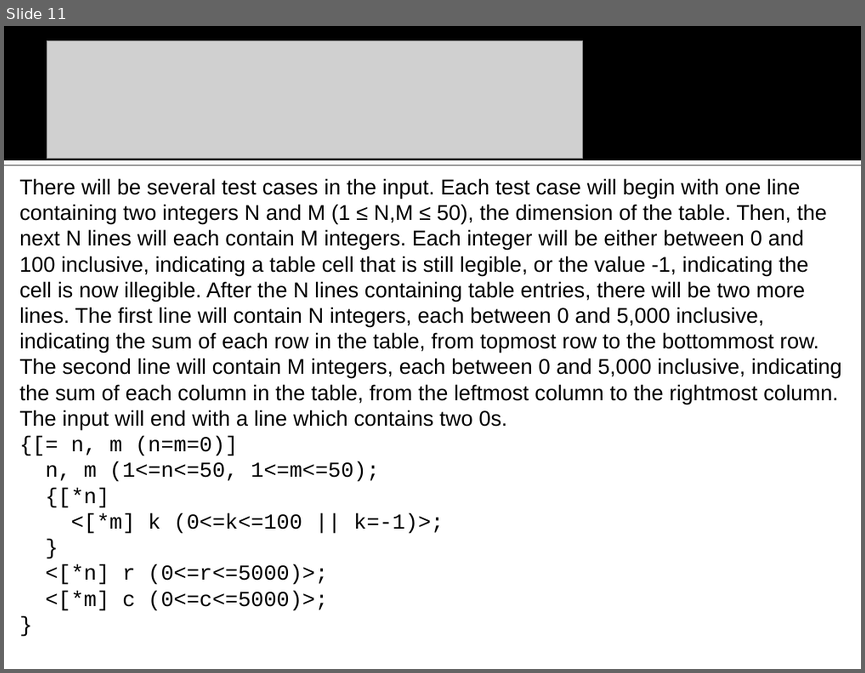
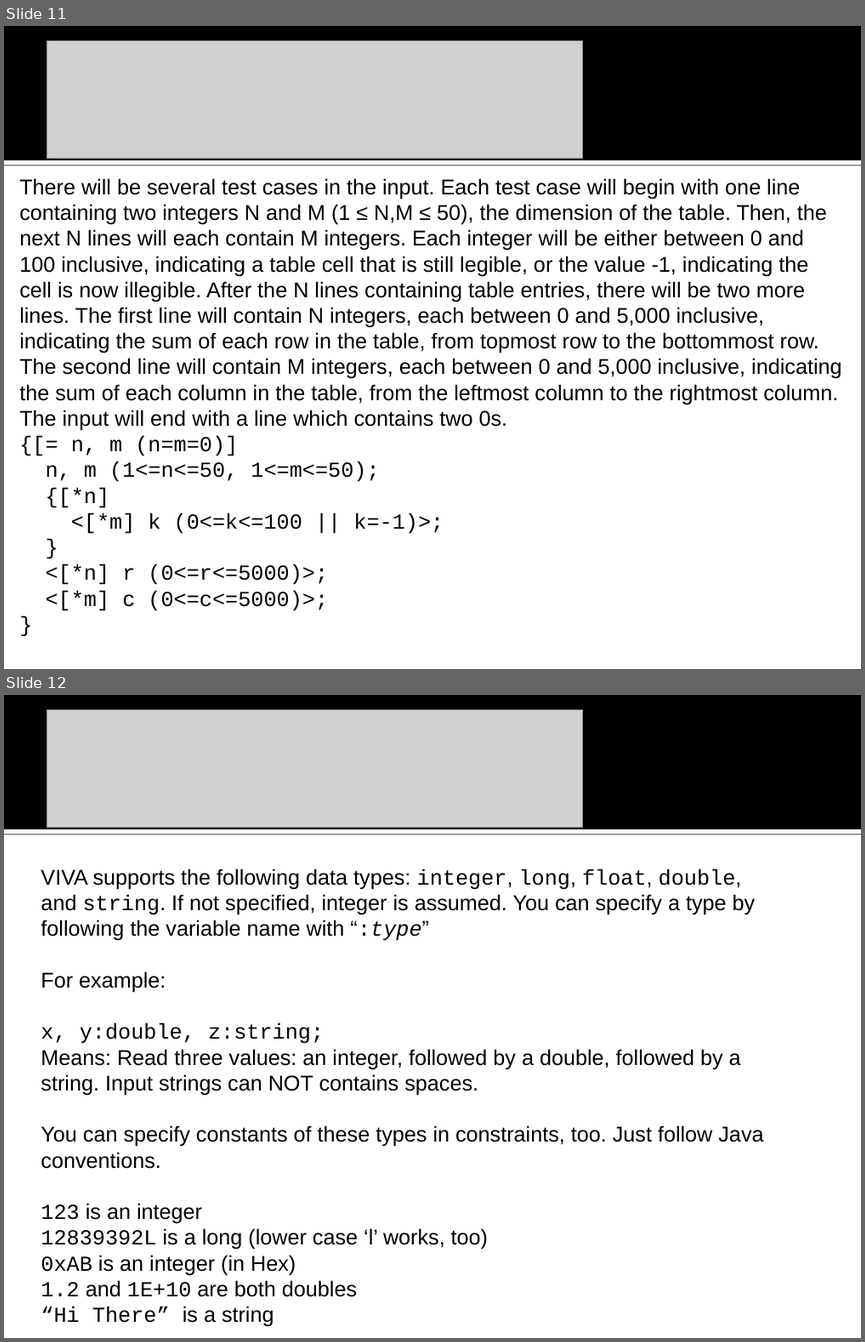
Before and after one commit to na-icpc/viva, a slide deck: Input Verifier/doc/VIVA vanbs Input Verification Assistant.ppt. Shown one above the other, each under a label of ours: slide 11 before the commit, slides 11 and 12 after it. The pictures are 865x673 and 865x1342 pixels, drawn with LibreOffice and Linux fonts; fonts in the diff are those of the drawing; grey boxes stand for pictures; background and template pictures are left out. Boxes give left, top, right and bottom in pixels: in the first picture for what was removed or moved away, otherwise in the second. Text is boxed around its words. In the diff, an @@ line names an element or a change of style, - is before the commit and + after.

Commit message:
Added Float literals, worked on the slides

```diff
--- a/Input Verifier/doc/VIVA vanbs Input Verification Assistant.ppt
+++ b/Input Verifier/doc/VIVA vanbs Input Verification Assistant.ppt
@@ slide 12 added at (4,695,861,1338), background #FFFFFF; not listed: 2 template elements that a slide beside it also shows @@
@@ picture added at (46,709,582,827) @@
@@ text added at (41,868,763,1327), 18 pt, text #000000 @@
+VIVA supports the following data types: integer, long, float, double, and string. If not specified, integer is assumed. You can specify a type by following the variable name with “:type”
+For example:
+x, y:double, z:string;
+Means: Read three values: an integer, followed by a double, followed by a string. Input strings can NOT contains spaces.
+You can specify constants of these types in constraints, too. Just follow Java conventions.
+123 is an integer
+12839392L is a long (lower case ‘l’ works, too)
+0xAB is an integer (in Hex)
+1.2 and 1E+10 are both doubles
+“Hi There” is a string
```
Also in this commit, not shown: 2 slides changed, 4 other slides added, 3 other files.
